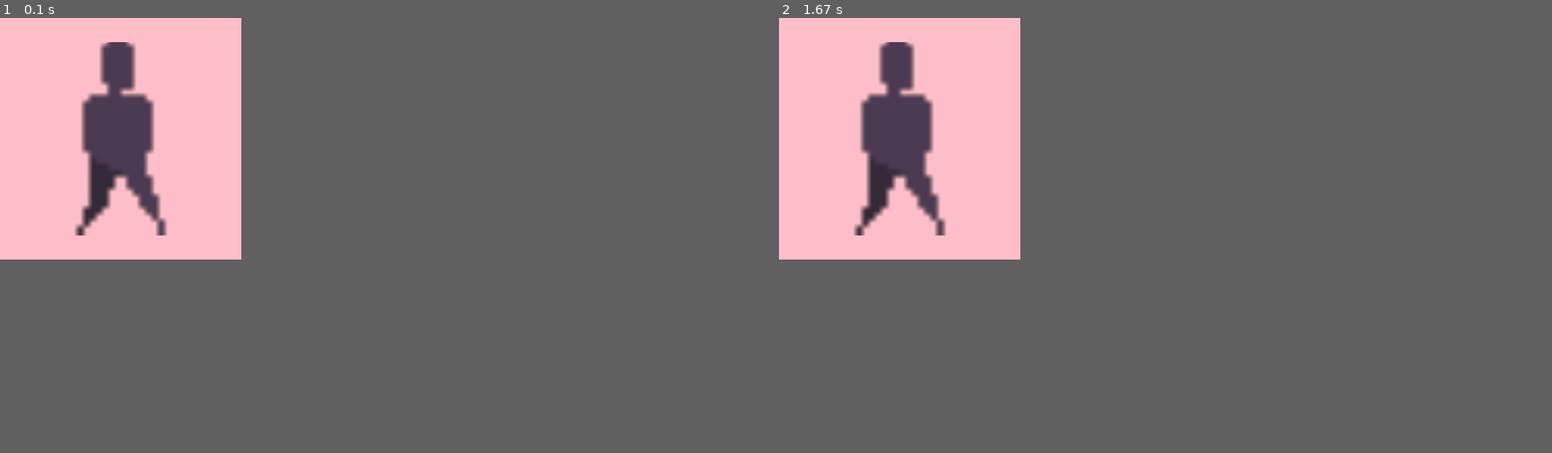
Above: before the commit, frames 1-2 (left to right).
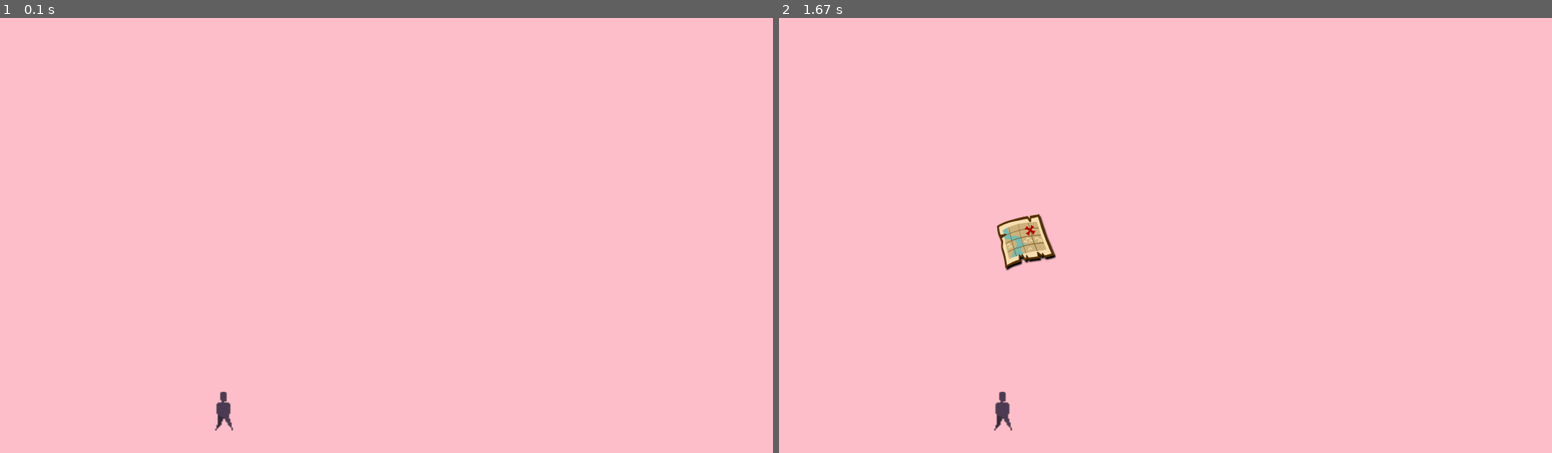
Above: after the commit, the same moments.

Repository: m-becu/papal-axe-soldier
Game: pygame game, started from main.py
Same seed, same stepped clock (60 frames per second), same inputs: the game is played once before the commit and once after it.
Inputs:
- Up to frame 1 (0.1 s): no input
- Up to frame 2 (1.67 s): tap I at 0.88 s
In our replay, the window is 281x281 before the commit and 900x506 after it. These sizes can differ from the game's own. Grey fills any space a smaller window leaves; there, only what the larger window draws over its background counts as a difference.

The runs differ from the first frame. In frame 1, 3.1% of the frame differs, in the area x 9-31%, y 5-95%; in frame 2, 3.8%, in the area x 9-36%, y 5-95%.

Commit message:
update main

Diff:
--- a/main.py
+++ b/main.py
@@ -1,8 +1,8 @@
 from pygame_functions import *
 
 
-H = 600
-W = 600
+H = 1920
+W = 1080
 HALF_H = H / 2
 HALF_W = W / 2
 
@@ -10,7 +10,7 @@
 
 
 # creating the screen
-screenSize(H,W)
+screenSize(H,W,fullscreen=True)
 
 # set background color
 setBackgroundColour("pink")
@@ -18,13 +18,13 @@
 # loads sprite
 player  = makeSprite("assets/side_walk.png", 6)  # links.gif contains 32 separate frames of animation.
 sprite_apple = makeSprite("assets/inv_apple.png")
-sprite_apple = makeSprite("assets/inv_map.png")
+sprite_map = makeSprite("assets/inv_map.png")
 
 
 # move the perso at the center of the screen
-moveSprite(player,HALF_W,HALF_H,True)
+moveSprite(player,HALF_W,HALF_H)
 showSprite(player)
-transformSprite(player, 0, 15)
+transformSprite(player, 0, 3)
 
 nextFrame = clock()
 frame = 0
@@ -50,9 +50,15 @@
     elif keyPressed("i"):
         if INV_OPEN:
             INV_OPEN = False
+            moveSprite(sprite_apple,HALF_W,HALF_H+HALF_H/2)
+            moveSprite(sprite_map,HALF_W,HALF_H-HALF_H/2)
+            showSprite(sprite_apple)
+            showSprite(sprite_map)
 
         else:
             INV_OPEN = True
+            hideSprite(sprite_apple)
+            hideSprite(sprite_map)
     else:
         changeSpriteImage(player, 0)  # the static facing front look
 
--- a/pygame_functions.py
+++ b/pygame_functions.py
@@ -336,6 +336,7 @@
         updateDisplay()
 
 
+
 def killSprite(sprite):
     sprite.kill()
     if screenRefresh:
